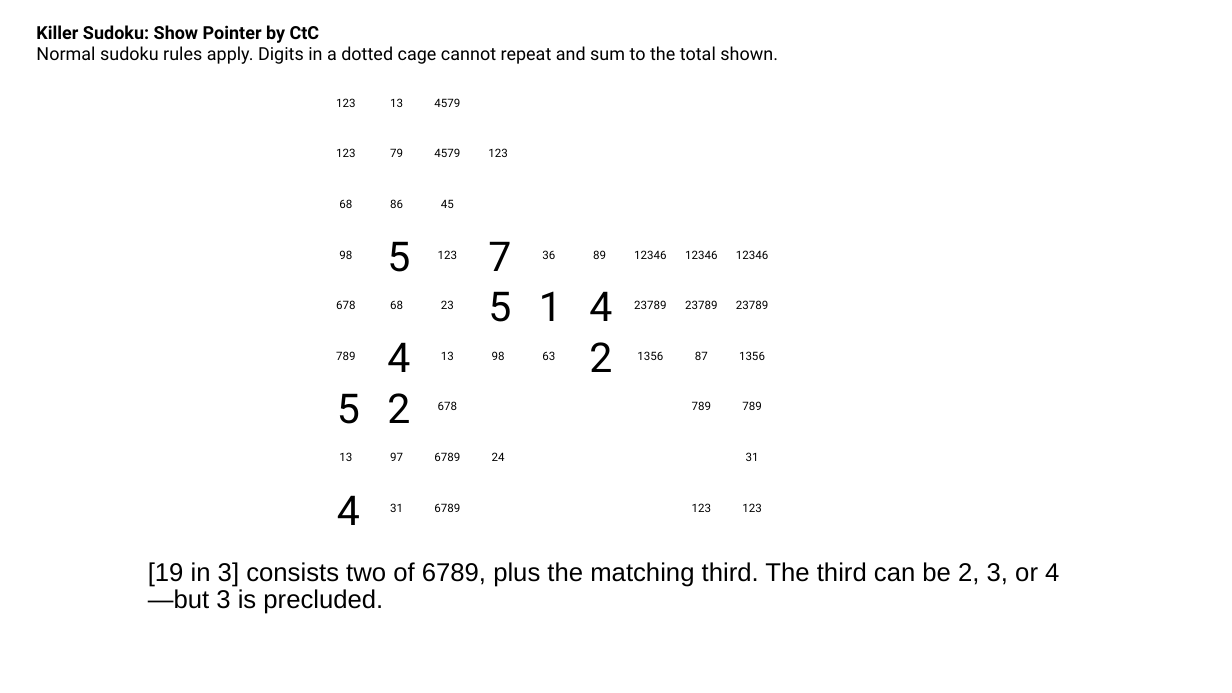
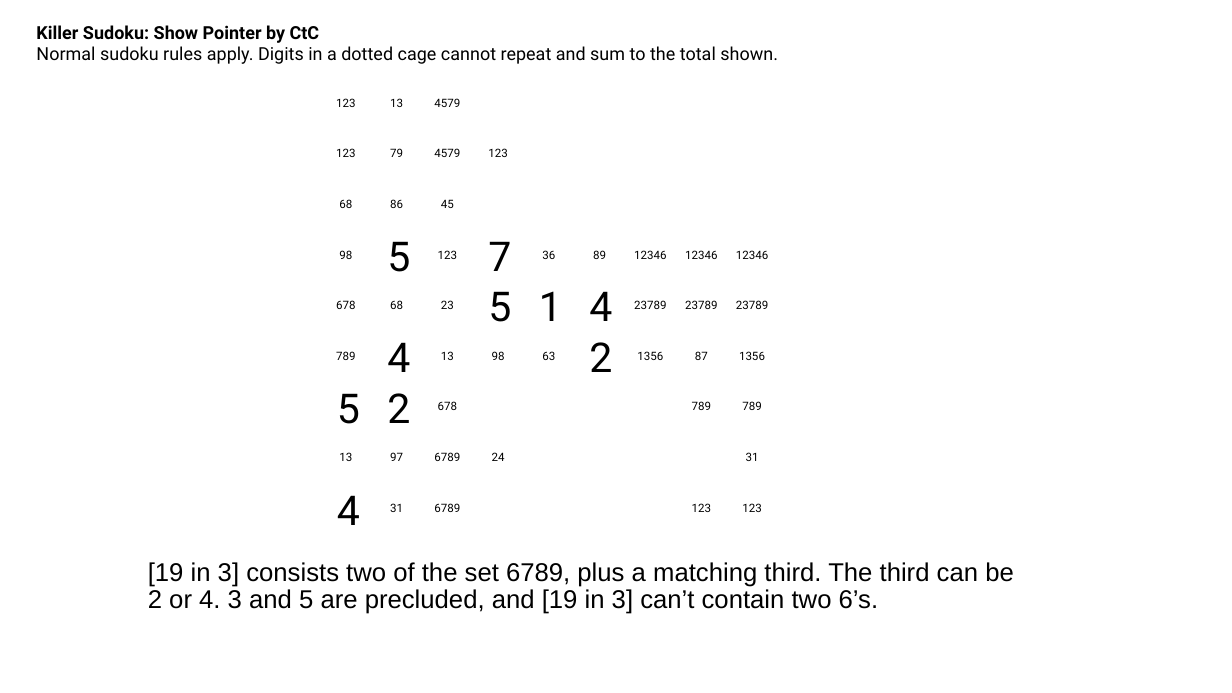
Before and after one commit to jhardis/WSJ_Number_Puzzles, a slide deck: slide 22 of 20261031_1.pptx (slide 23 before the commit). Drawn at 1232x693 pixels with LibreOffice and Linux fonts; fonts in the diff are those of the drawing; background and template pictures are left out. Boxes give left, top, right and bottom in pixels: in the first picture for what was removed or moved away, otherwise in the second. Text is boxed around its words. In the diff, an @@ line names an element or a change of style, - is before the commit and + after.

```diff
--- a/20261031_1.pptx
+++ b/20261031_1.pptx
@@ text at [148, 562, 1014, 614]: text changed @@
-[19 in 3] consists two of 6789, plus the matching third. The third can be 2, 3, or 4—but 3 is precluded.
+[19 in 3] consists two of the set 6789, plus a matching third. The third can be
+2 or 4. 3 and 5 are precluded, and [19 in 3] can’t contain two 6’s.
```
Also in this commit, not shown: 38 other slides changed, 1 slide added, 11 slides removed.
